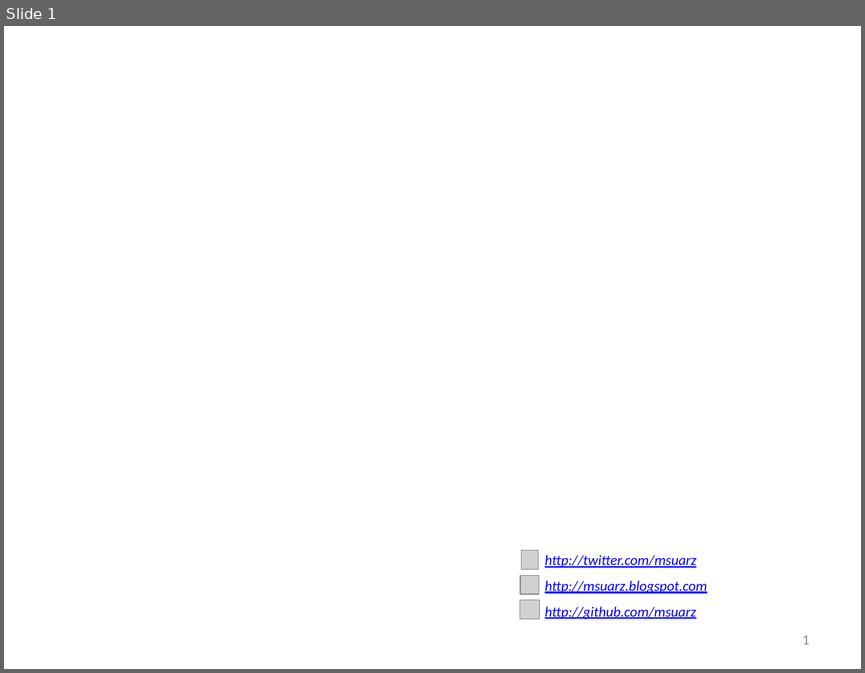
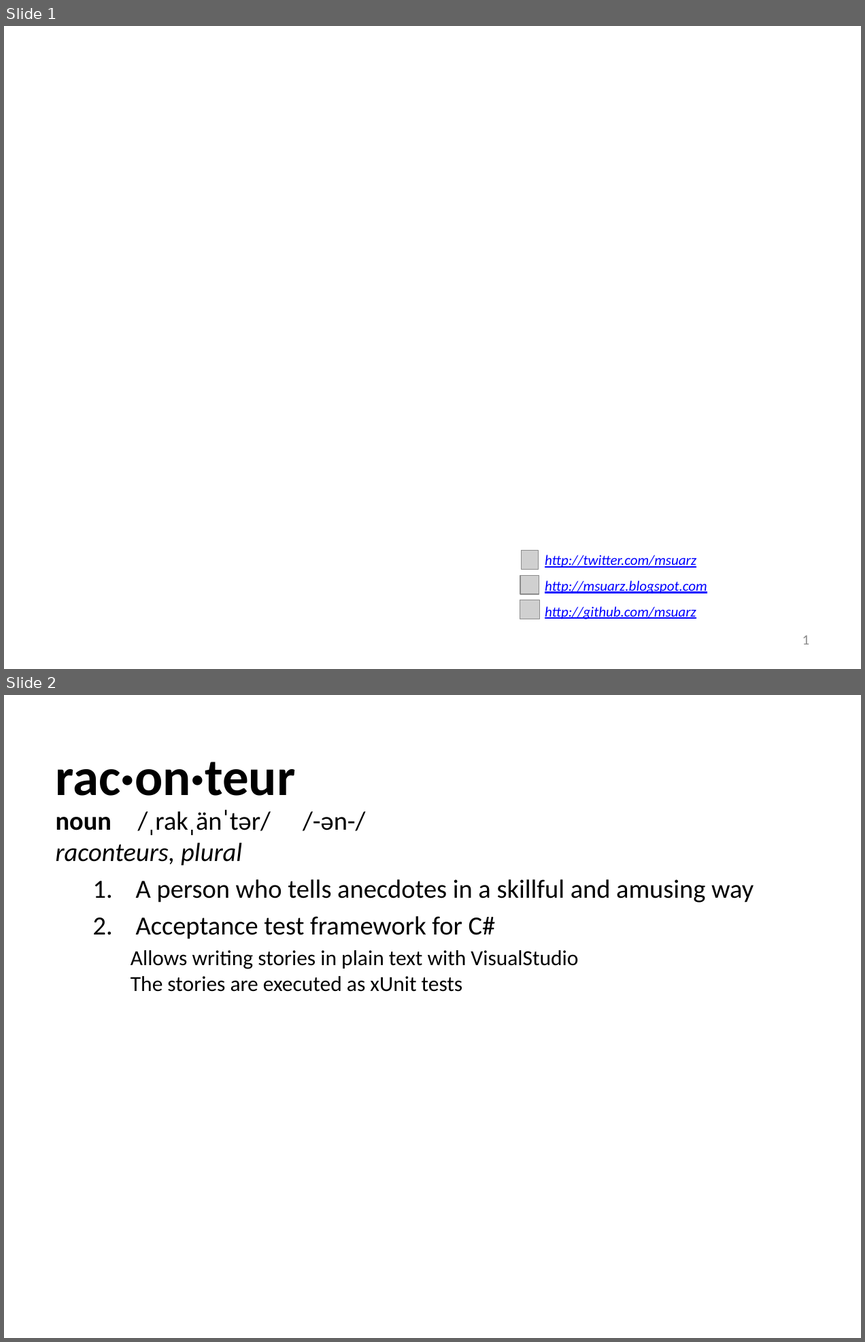
Before and after one commit to msuarz/portfolio, a slide deck: agile2011/presentation.pptx. Shown one above the other, each under a label of ours: slide 1 before the commit, slides 1 and 2 after it. The pictures are 865x673 and 865x1342 pixels, drawn with LibreOffice and Linux fonts; fonts in the diff are those of the drawing; grey boxes stand for pictures; background and template pictures are left out. Boxes give left, top, right and bottom in pixels: in the first picture for what was removed or moved away, otherwise in the second. Text is boxed around its words. In the diff, an @@ line names an element or a change of style, - is before the commit and + after.

```diff
--- a/agile2011/presentation.pptx
+++ b/agile2011/presentation.pptx
@@ slide 2 added at (4, 695, 861, 1338), background #FFFFFF @@
@@ title added at (56, 762, 296, 796), 44 pt, text #000000, bold @@
+rac·on·teur
@@ text added at (56, 809, 753, 991), 22 pt, text #000000 @@
+noun /ˌrakˌänˈtər/ /-ən-/
+raconteurs, plural
+  1. A person who tells anecdotes in a skillful and amusing way
+  2. Acceptance test framework for C#
+    Allows writing stories in plain text with VisualStudio
+    The stories are executed as xUnit tests
```
Also in this commit, not shown: 13 slides changed, 2 slides removed, 1 other file.
